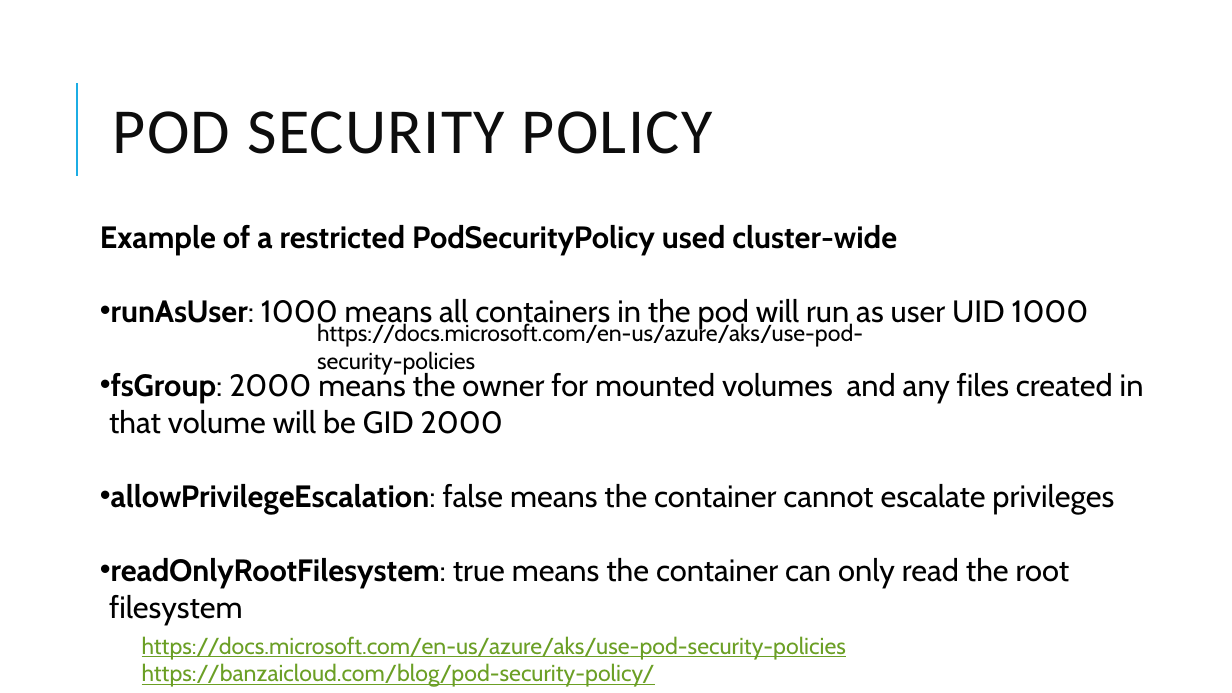
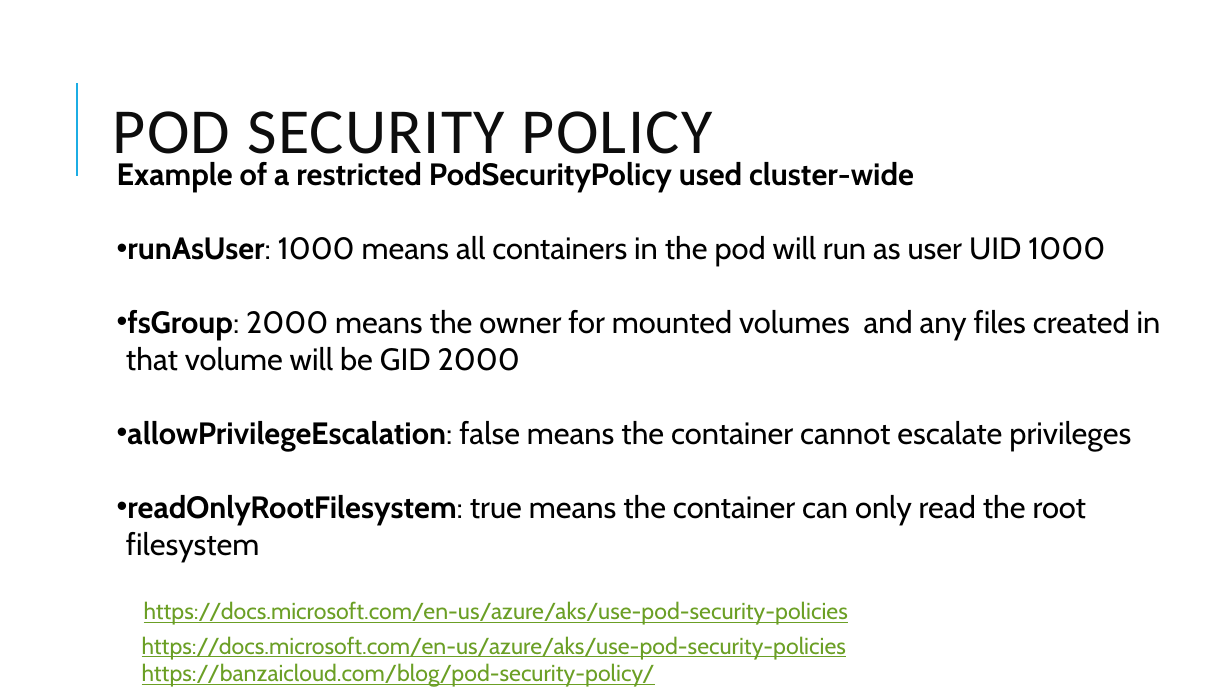
Before and after one commit to djkormo/k8s-online-lab-202006, a slide deck: slide 32 of docs/Kubernetes-202006–several aspects.pptx (slide 28 before the commit). Drawn at 1232x693 pixels with LibreOffice and Linux fonts; fonts in the diff are those of the drawing. Boxes give left, top, right and bottom in pixels: in the first picture for what was removed or moved away, otherwise in the second. Text is boxed around its words. In the diff, an @@ line names an element or a change of style, - is before the commit and + after.

```diff
--- a/docs/Kubernetes-202006–several aspects.pptx
+++ b/docs/Kubernetes-202006–several aspects.pptx
@@ text "Example of a restricted PodSecurityPolicy ..." moved from (x1=100, y1=225, x2=1144, y2=624) to (x1=117, y1=162, x2=1161, y2=562) @@
@@ text "https://docs.microsoft.com/en-us/azure/aks/use-pod-security- ..." moved from (x1=317, y1=321, x2=863, y2=375) to (x1=144, y1=601, x2=848, y2=625) @@
@@ text "https://docs.microsoft.com/en-us/azure/aks/use-pod-security- ..." at (x1=144, y1=601, x2=848, y2=625): text colour #000000 to #6B9F25, underline on @@
```
Also in this commit, not shown: 5 other slides changed, 4 slides added, 42 other files.
